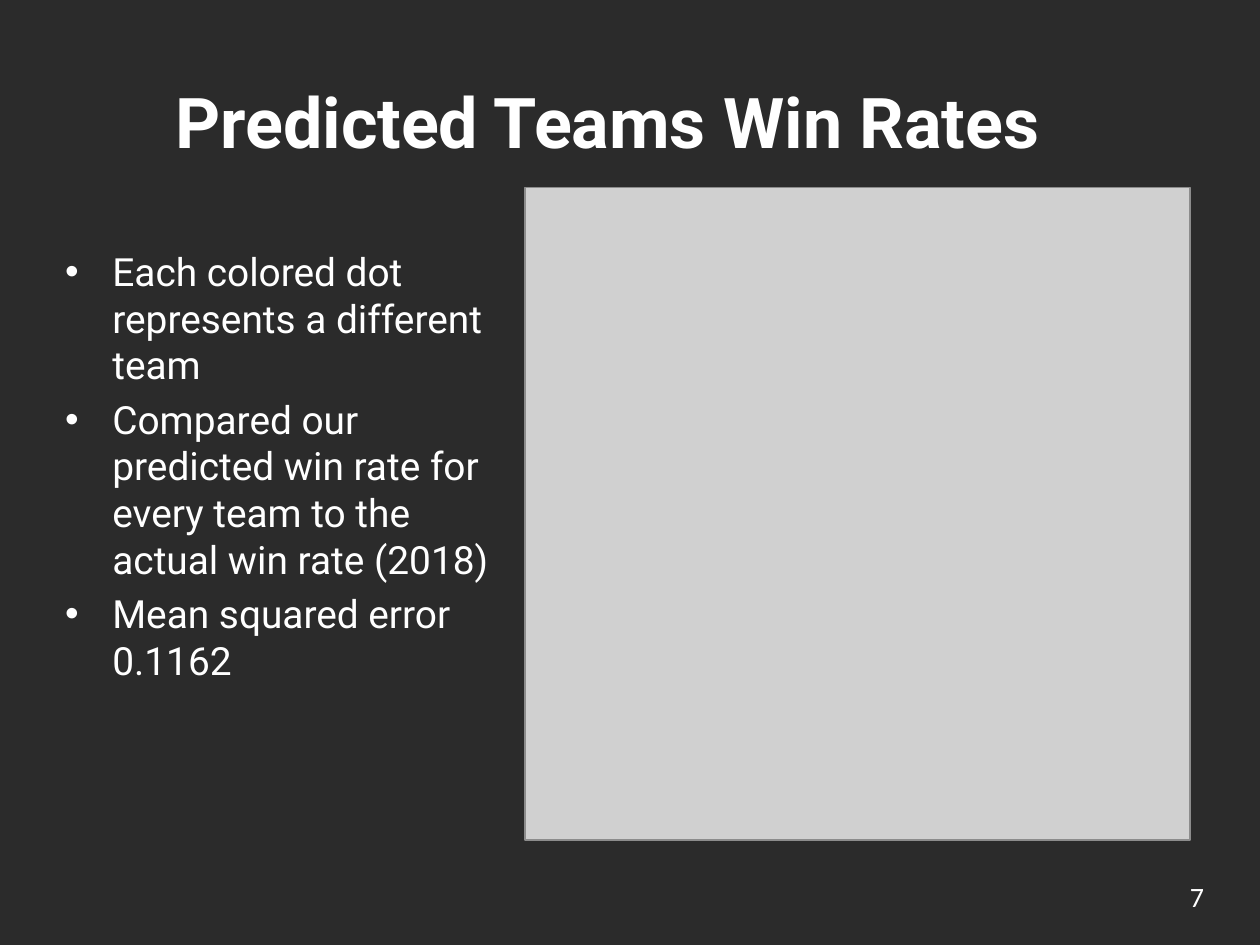
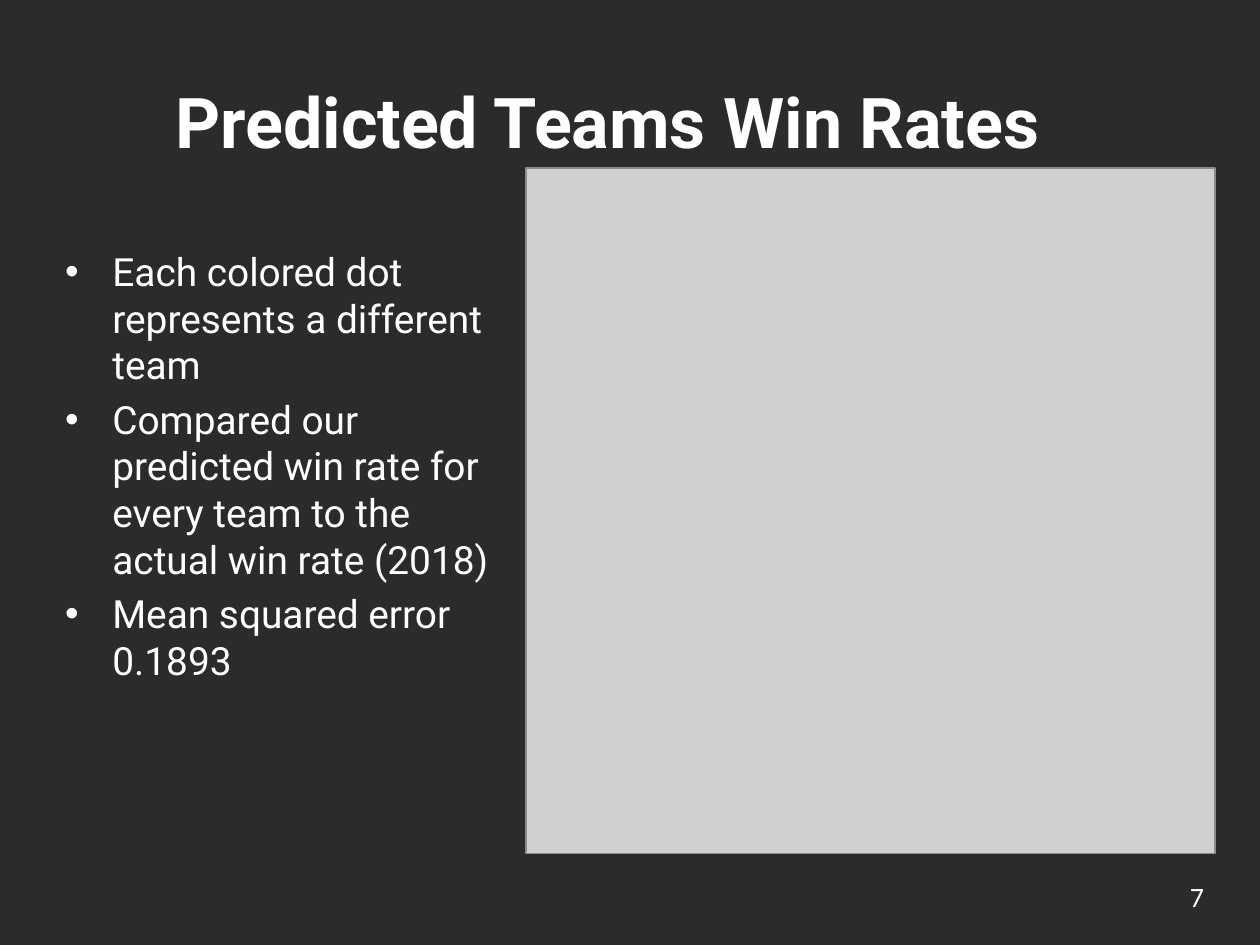
Before and after one commit to ickletsmulet/ECE-143-Group-19, a slide deck: slide 7 of Presentation.pptx. Drawn at 1260x945 pixels with LibreOffice and Linux fonts; fonts in the diff are those of the drawing; grey boxes stand for pictures; background and template pictures are left out; a plain dark background stands for a picture behind light text. Boxes give left, top, right and bottom in pixels: in the first picture for what was removed or moved away, otherwise in the second. Text is boxed around its words. In the diff, an @@ line names an element or a change of style, - is before the commit and + after.

```diff
--- a/Presentation.pptx
+++ b/Presentation.pptx
@@ picture: place and size @@
-picture at (525,188,1191,840)
+picture at (527,168,1216,853)
@@ text at (112,599,450,676): text changed @@
-• Mean squared error 0.1162
+• Mean squared error 0.1893
```
Also in this commit, not shown: 6 other slides changed, 2 slides added, 3 slides removed.
